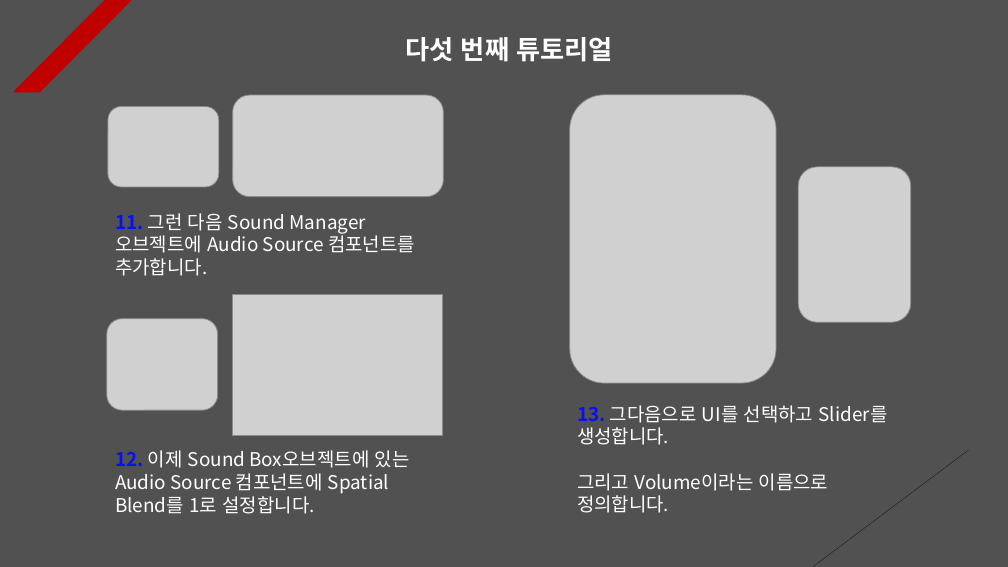
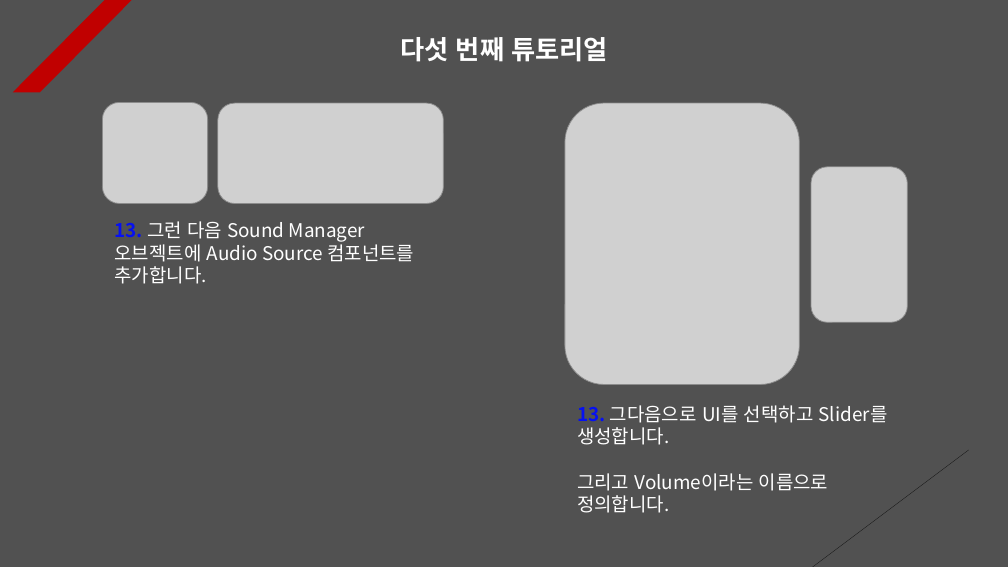
Before and after one commit to Unity2033/3D-UnityEngine, a slide deck: slide 6 of Assets/Class/Sound/PPT Data/Sound Example.pptx. Drawn at 1008x567 pixels with LibreOffice and Linux fonts; fonts in the diff are those of the drawing; grey boxes stand for pictures. Boxes give left, top, right and bottom in pixels: in the first picture for what was removed or moved away, otherwise in the second. Text is boxed around its words. In the diff, an @@ line names an element or a change of style, - is before the commit and + after.

```diff
--- a/Assets/Class/Sound/PPT Data/Sound Example.pptx
+++ b/Assets/Class/Sound/PPT Data/Sound Example.pptx
@@ text "다섯 번째 튜토리얼" at (x1=400, y1=37, x2=607, y2=62): alignment left to centre @@
@@ picture resized from (x1=108, y1=107, x2=219, y2=187) to (x1=102, y1=102, x2=207, y2=203) @@
@@ picture resized from (x1=233, y1=95, x2=444, y2=197) to (x1=218, y1=103, x2=443, y2=203) @@
@@ picture resized from (x1=570, y1=95, x2=777, y2=383) to (x1=565, y1=103, x2=799, y2=384) @@
@@ picture resized from (x1=799, y1=167, x2=911, y2=322) to (x1=811, y1=167, x2=907, y2=323) @@
@@ text at (x1=114, y1=221, x2=414, y2=284): text changed @@
-11. 그런 다음 Sound Manager 오브젝트에 Audio Source 컴포넌트를 추가합니다.
+13. 그런 다음 Sound Manager 오브젝트에 Audio Source 컴포넌트를 추가합니다.
@@ picture removed at (x1=233, y1=294, x2=443, y2=436) @@
@@ picture removed at (x1=107, y1=319, x2=218, y2=411) @@
@@ text removed at (x1=115, y1=450, x2=410, y2=514) @@
-12. 이제 Sound Box오브젝트에 있는 Audio Source 컴포넌트에 Spatial Blend를 1로 설정합니다.
```
Also in this commit, not shown: 8 other slides changed, 35 other files.
